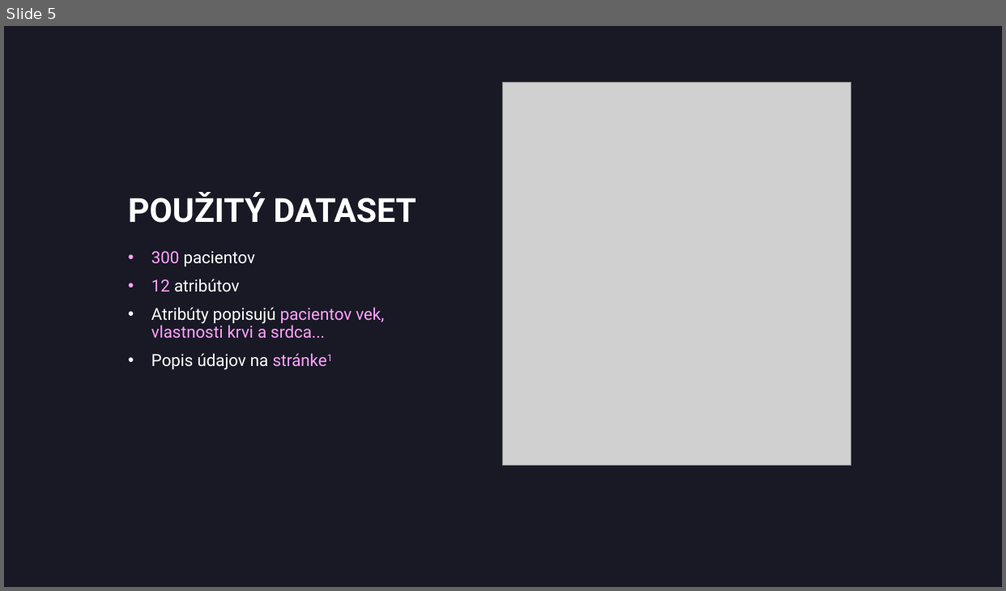
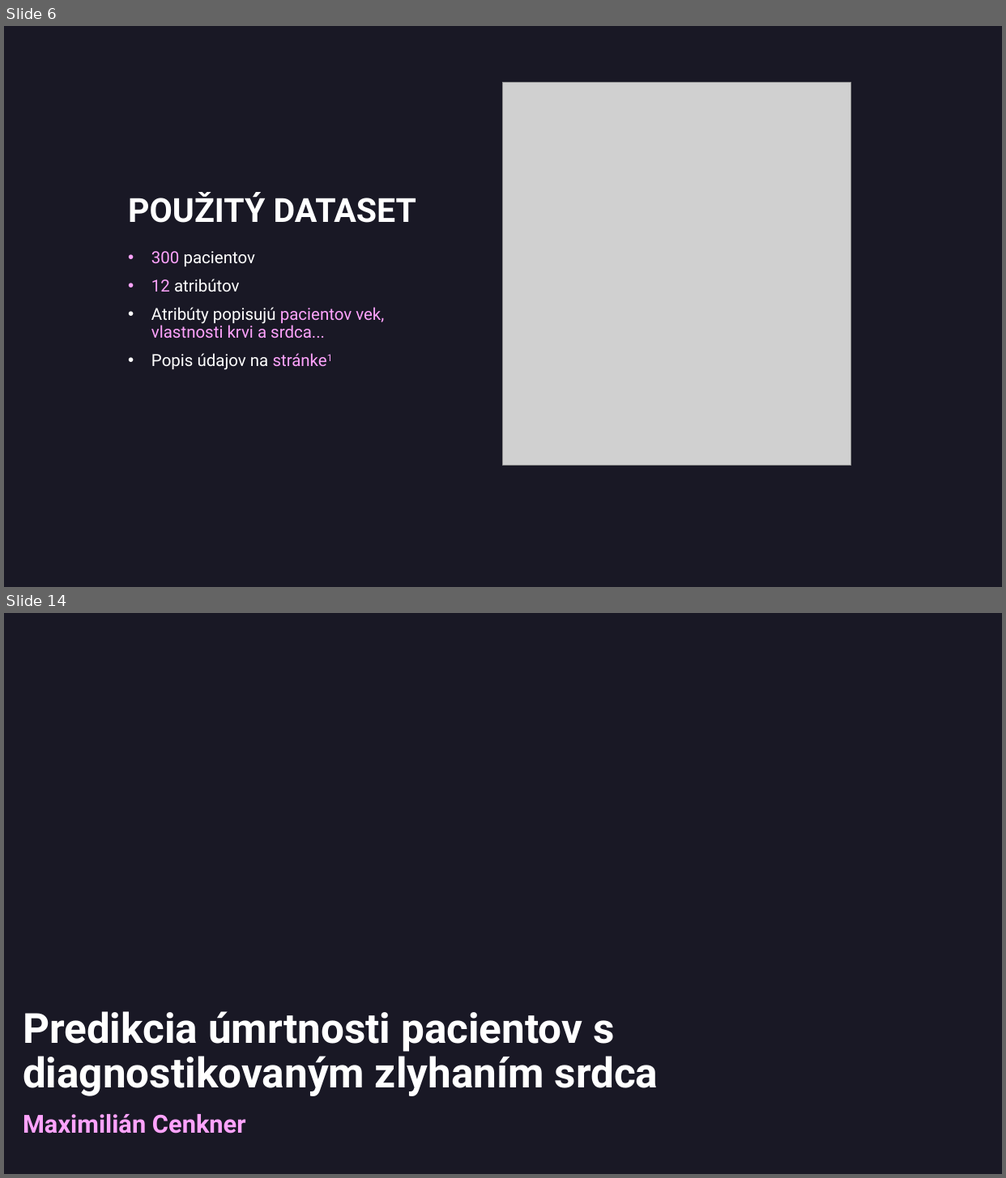
Before and after one commit to cenkner-maximilian/Predikcia-umrtnosti-u-pacientov-so-srdcovym-zlyhanim, a slide deck: slide-deck.pptx. Shown one above the other, each under a label of ours: slide 5 before the commit, slides 6 and 14 after it; the slides between them are not shown. The pictures are 1006x591 and 1006x1178 pixels, drawn with LibreOffice and Linux fonts; fonts in the diff are those of the drawing; grey boxes stand for pictures; background and template pictures are left out. Boxes give left, top, right and bottom in pixels: in the first picture for what was removed or moved away, otherwise in the second. Text is boxed around its words. In the diff, an @@ line names an element or a change of style, - is before the commit and + after.

```diff
--- a/slide-deck.pptx
+++ b/slide-deck.pptx
@@ slide 14 added at (4, 613, 1002, 1174), background picture (left out) @@
@@ title added at (23, 1012, 658, 1097), 40 pt, text #FFFFFF, bold @@
+Predikcia úmrtnosti pacientov s diagnostikovaným zlyhaním srdca
@@ subtitle added at (23, 1114, 246, 1134), 24 pt, text #FFA3FD, bold @@
+Maximilián Cenkner
@@ what was slide 5 is now slide 6 @@
```
Also in this commit, not shown: 4 slides changed, 7 other slides added, 1 slide removed, 1 other file.
